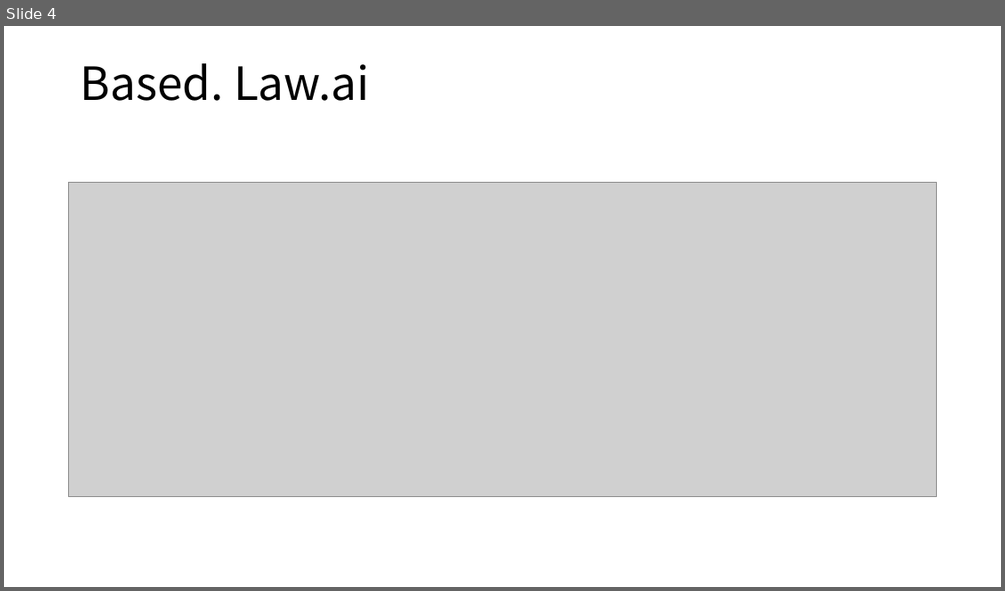
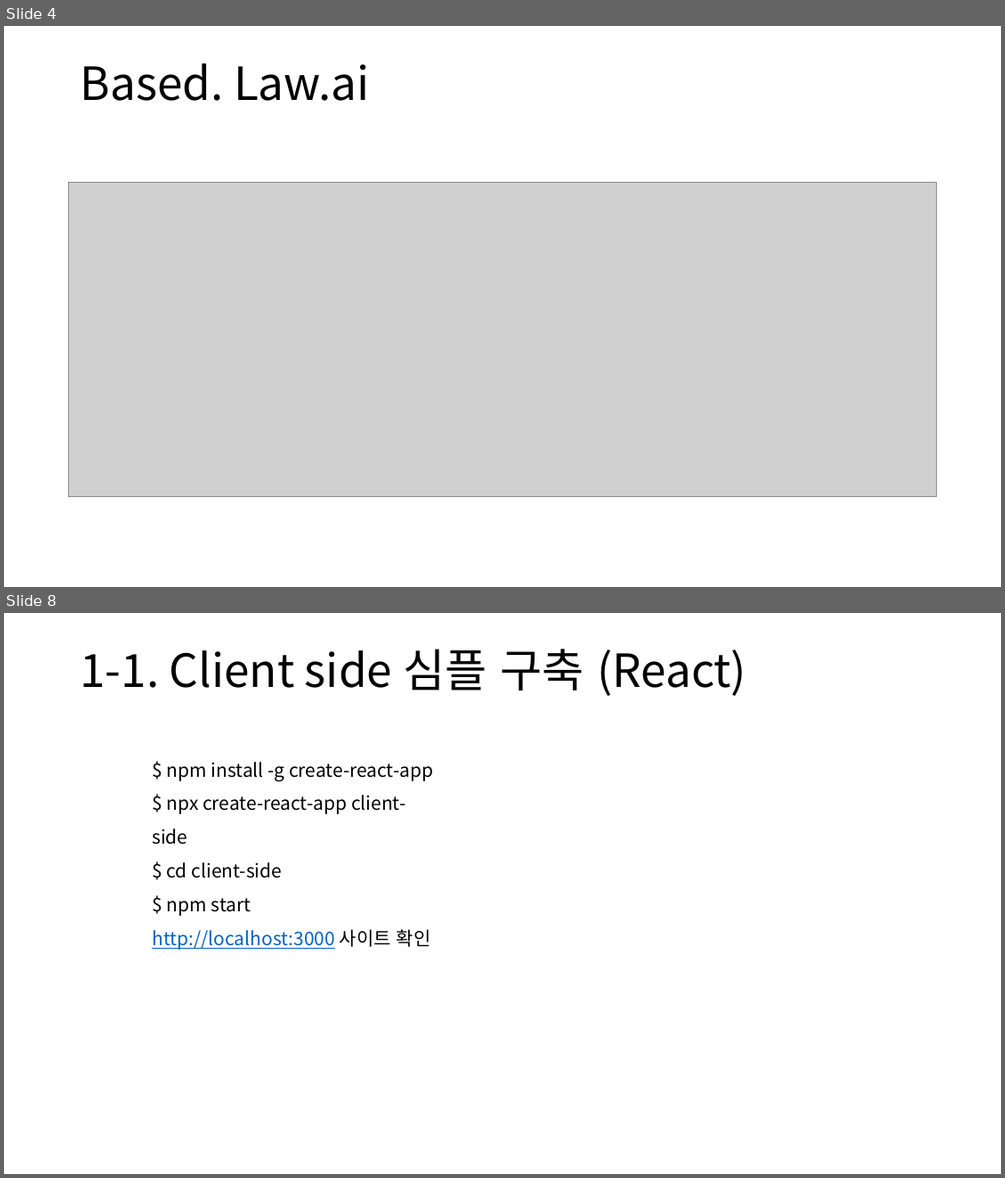
Before and after one commit to Humax-tut/jjsong2, a slide deck: React_Study.pptx. Shown one above the other, each under a label of ours: slide 4 before the commit, slides 4 and 8 after it; the slides between them are not shown. The pictures are 1005x591 and 1005x1178 pixels, drawn with LibreOffice and Linux fonts; fonts in the diff are those of the drawing; grey boxes stand for pictures. Boxes give left, top, right and bottom in pixels: in the first picture for what was removed or moved away, otherwise in the second. Text is boxed around its words. In the diff, an @@ line names an element or a change of style, - is before the commit and + after.

```diff
--- a/React_Study.pptx
+++ b/React_Study.pptx
@@ slide 8 added at box(4, 613, 1001, 1174), background #FFFFFF @@
@@ title added at box(80, 649, 746, 696), 44 pt, text #000000 @@
+1-1. Client side 심플 구축 (React)
@@ text added at box(152, 762, 433, 949), 18 pt, text #000000 @@
+$ npm install -g create-react-app
+$ npx create-react-app client-side
+$ cd client-side
+$ npm start
+http://localhost:3000 사이트 확인
```
Also in this commit, not shown: 4 slides changed, 1 other slide added, 1 slide removed.
